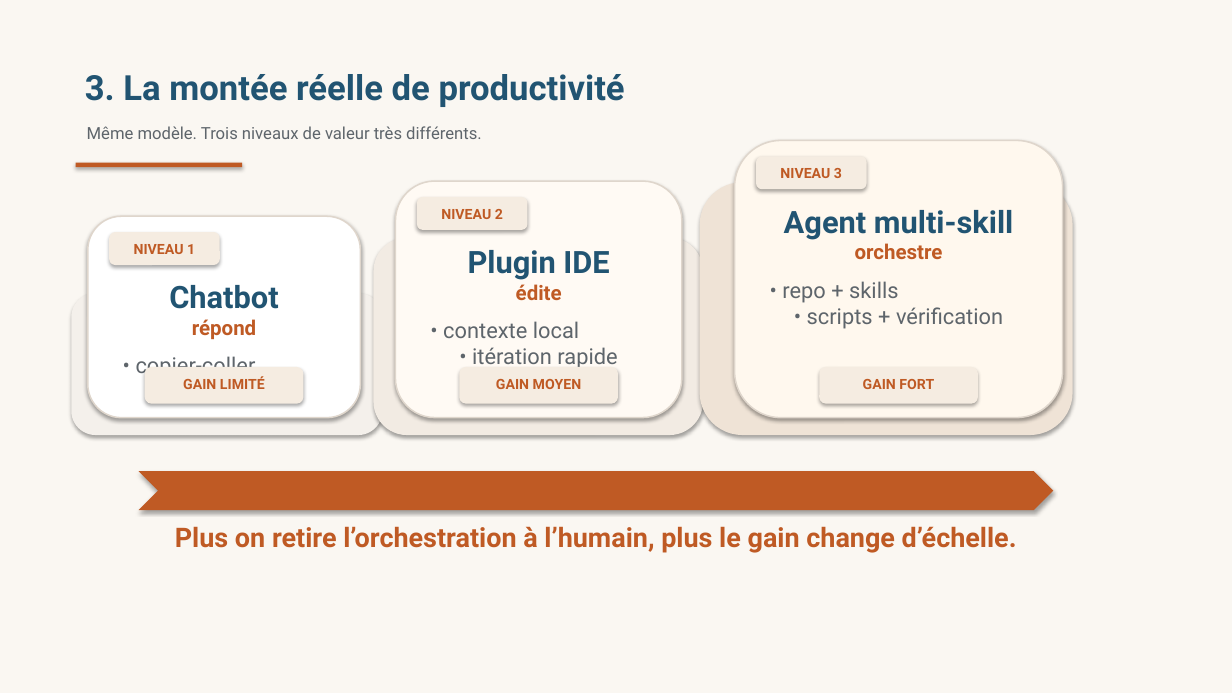
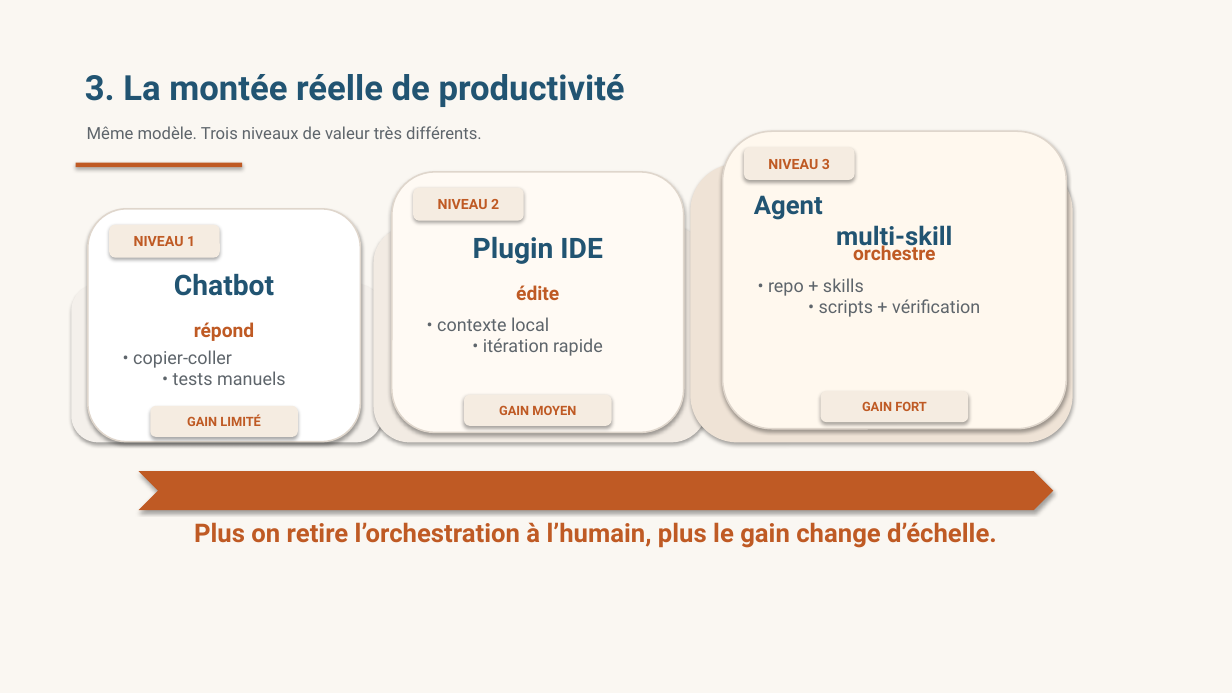
Before and after one commit to ThalesGroup/agilab, a slide deck: slide 3 of docs/source/TP Prompt Ingénierie.pptx. Drawn at 1232x693 pixels with LibreOffice and Linux fonts; fonts in the diff are those of the drawing. Boxes give left, top, right and bottom in pixels: in the first picture for what was removed or moved away, otherwise in the second. Text is boxed around its words. In the diff, an @@ line names an element or a change of style, - is before the commit and + after.

Commit message:
docs(slides): tighten prompt deck layout

```diff
--- a/docs/source/TP Prompt Ingénierie.pptx
+++ b/docs/source/TP Prompt Ingénierie.pptx
@@ rounded rectangle: place and size @@
-rounded rectangle at (735, 140, 1063, 418)
+rounded rectangle at (723, 131, 1067, 429)
@@ rounded rectangle: place and size @@
-rounded rectangle at (757, 157, 866, 189)
+rounded rectangle at (745, 148, 854, 179)
@@ rounded rectangle: place and size @@
-rounded rectangle at (396, 181, 682, 418)
+rounded rectangle at (392, 172, 684, 433)
@@ rounded rectangle: place and size @@
-rounded rectangle at (701, 183, 1072, 434)
+rounded rectangle at (691, 165, 1072, 442)
@@ text "NIVEAU 3": place and size @@
-text "NIVEAU 3" at (780, 168, 842, 178)
+text "NIVEAU 3" at (768, 159, 830, 169)
@@ rounded rectangle: place and size @@
-rounded rectangle at (88, 216, 360, 418)
+rounded rectangle at (88, 209, 360, 442)
@@ text "NIVEAU 2": place and size @@
-text "NIVEAU 2" at (441, 209, 503, 219)
+text "NIVEAU 2" at (438, 199, 499, 209)
@@ rounded rectangle: place and size @@
-rounded rectangle at (418, 198, 527, 229)
+rounded rectangle at (414, 189, 523, 220)
@@ text "Agent multi-skill": place and size @@
-text "Agent multi-skill" at (784, 210, 1013, 240)
+text "Agent multi-skill" at (754, 195, 952, 252)
@@ text "Agent multi-skill" at (754, 195, 952, 252): size 24 to 20 pt @@
@@ text "NIVEAU 1": place and size @@
-text "NIVEAU 1" at (134, 244, 195, 254)
+text "NIVEAU 1" at (134, 236, 195, 246)
@@ rounded rectangle: place and size @@
-rounded rectangle at (110, 233, 219, 264)
+rounded rectangle at (110, 226, 219, 257)
@@ rounded rectangle: place and size @@
-rounded rectangle at (374, 238, 702, 434)
+rounded rectangle at (374, 227, 707, 442)
@@ text "Plugin IDE" at (473, 237, 602, 264): size 24 to 22 pt @@
@@ text "Plugin IDE": place and size @@
-text "Plugin IDE" at (468, 250, 609, 280)
+text "Plugin IDE" at (473, 237, 602, 264)
@@ size 16 to 15 pt in 3 elements at (194, 322, 255, 341), (516, 285, 559, 300), (853, 242, 935, 260) @@
@@ text "Chatbot": place and size @@
-text "Chatbot" at (169, 285, 278, 309)
+text "Chatbot" at (174, 274, 274, 296)
@@ text "Chatbot" at (174, 274, 274, 296): size 24 to 22 pt @@
@@ rounded rectangle: place and size @@
-rounded rectangle at (72, 294, 382, 434)
+rounded rectangle at (72, 285, 382, 442)
@@ text "• repo + skills • ..." at (768, 278, 980, 317): size 17 to 14 pt @@
@@ text "• repo + skills • ...": place and size @@
-text "• repo + skills • ..." at (782, 281, 1003, 329)
+text "• repo + skills • ..." at (768, 278, 980, 317)
@@ text "• contexte local • itération ..." at (437, 317, 603, 356): size 17 to 14 pt @@
@@ text at (133, 350, 286, 385): text changed; size 17 to 14 pt @@
-• copier-coller
-• tests à la main
+• copier-coller
+• tests manuels
@@ size 11 to 10 pt in 3 elements at (862, 401, 927, 411), (499, 405, 576, 415), (187, 414, 261, 426) @@
@@ text "GAIN LIMITÉ": place and size @@
-text "GAIN LIMITÉ" at (183, 376, 265, 389)
+text "GAIN LIMITÉ" at (187, 414, 261, 426)
@@ rounded rectangle: place and size @@
-rounded rectangle at (145, 368, 302, 403)
+rounded rectangle at (152, 407, 298, 436)
@@ text "GAIN MOYEN": place and size @@
-text "GAIN MOYEN" at (496, 379, 582, 389)
+text "GAIN MOYEN" at (499, 405, 576, 415)
@@ rounded rectangle: place and size @@
-rounded rectangle at (460, 368, 617, 403)
+rounded rectangle at (465, 396, 611, 425)
@@ text "GAIN FORT": place and size @@
-text "GAIN FORT" at (863, 379, 934, 389)
+text "GAIN FORT" at (862, 401, 927, 411)
@@ rounded rectangle: place and size @@
-rounded rectangle at (821, 368, 978, 403)
+rounded rectangle at (822, 392, 968, 421)
@@ text "Plus on retire l’orchestration à ..." at (194, 522, 997, 548): size 21 to 20 pt @@
```
Also in this commit, not shown: 3 other slides changed, 2 other files.
